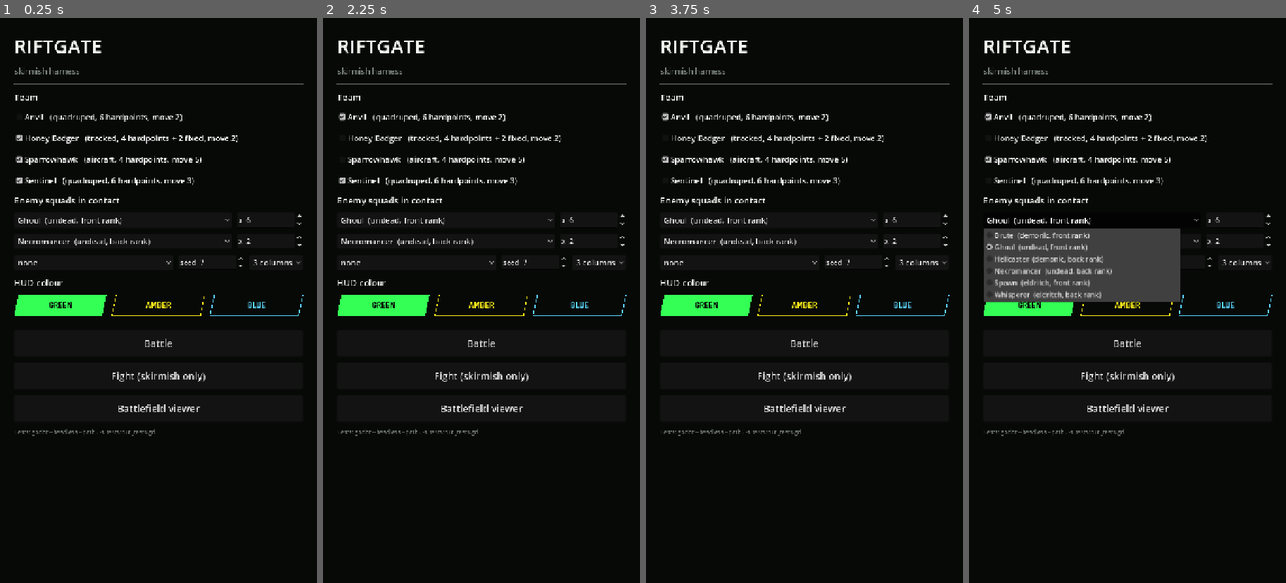
Above: before the commit, frames 1-4 (left to right).
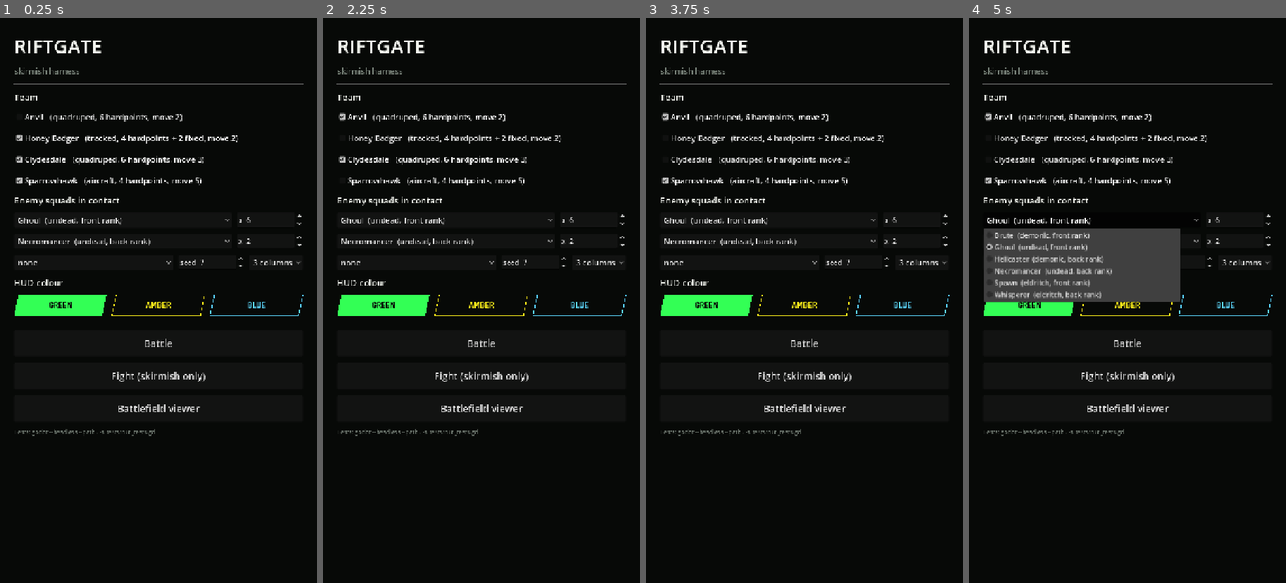
Above: after the commit, the same moments.

Repository: ryanjdmartin/riftgate
Game: Godot game, scene res://game/harness.tscn
The game is run twice, just before and just after one commit, with the same random seed, the same clock (stepped at 60 frames per second) and the same inputs.
Inputs (mouse positions are in pixels of both pictures, inside the frame that each line leads up to):
- Up to frame 1 (0.25 s): no input
- Up to frame 2 (2.25 s): click "Anvil (quadruped, 6 hardpoint…" at 0.5 s; click "Honey Badger (tracked, 4 hard…" at 1.25 s; click "Sparrowhawk (aircraft, 4 hard…" at 2 s
- Up to frame 3 (3.75 s): click (804, 159) at 2.75 s, where only the run after the commit has a clickable "Clydesdale (quadruped, 6 hard…"; click (804, 181) at 3.5 s, where only the run before the commit has a clickable "Sentinel (quadruped, 6 hardpo…"
- Up to frame 4 (5 s): click "Ghoul (undead, front rank)" at 4.25 s

The runs differ from the first frame. In frame 1, 0.7% of the frame differs, in the area x 7-65%, y 24-30%; in frame 2, 0.7%; in frame 3, 0.8%; in frame 4, 0.8%, in the area x 4-65%, y 24-30%.

Commit message:
The map, terrain, gate and wall to the locked register; the Sparrowhawk and Clydesdale ids
The gate and wall are lowforge models in Arsenal gunmetal (tile_world 40 so their tiles read at true scale); blendforge is deleted. On the map a mech is the reconstruction's marker: each part takes its tile's average tone, flat and matte, with a dark inverted-hull outline, fitted to about one hex. The ground style is drawn at half resolution with chunky block marks and no grain, so its texels match the units'. Chassis ids follow Ryan's renames: sentinel is clydesdale, raptor is sparrowhawk, in content, tests, screens, loadouts, the forge and the model file. Docs updated.

Co-Authored-By: Claude Fable 5.1 <noreply@anthropic.com>

Diff:
--- a/content/chassis.json
+++ b/content/chassis.json
@@ -8,7 +8,7 @@
   "entries": [
     {
       "id": "badger", "name": "Honey Badger", "designation": "EX-45XLE Combat Miner Frame", "maker": "minerva", "silhouette": "tracked",
-      "design": { "fantasy": "A repurposed mining vehicle, designed to take severe punishment and keep on working. Refurbishments were minimal, basically bolting on weapons and armour, it keeps most of its utilitarian mining machinery flavour.", "niche": "tanky bruiser." },
+      "design": { "fantasy": "A repurposed mining vehicle, designed to take severe punishment and keep on working. Refurbishments were minimal, basically bolting on weapons and armour, it keeps most of its utilitarian mining machinery flavour.", "niche": "tanky bruiser" },
       "codex": "The Minerva EX-45L (colloquially nicknamed the \"Badger\") was popular a mining mech widely praised for …(550 unchanged characters)…
       "hull": 200, "shield": 30, "movespeed": 2, "heat_max": 100, "hardpoints": 4,
       "armour": 10, "recharge_field": 15,
@@ -27,21 +27,21 @@
       "flavour": "Hey Russ, ain't that yer Badger over there, covered in demon innards? I thought they retired the ol' girl!"
     },
     {
-      "id": "sentinel", "name": "Sentinel", "maker": "wainwright_sutler", "silhouette": "quadruped",
-      "design": { "fantasy": "Four legs, six hardpoints, no strong opinions. The one you build around.", "niche": "" },
-      "codex": "The Wainwright & Sutler general-purpose walker. Six hardpoints and no opinions about what goes in them; whatever the squad is missing, this is where it gets bolted on.",
+      "id": "clydesdale", "name": "Clydesdale", "maker": "wainwright_sutler", "silhouette": "quadruped",
+      "design": { "fantasy": "A massive, boxy, heavily armoured, and utilitarian quadruped walker, designed to fill whatever niche the squad is lacking. Like its namesake, it has four thick legs and carries a massive payload on top.", "niche": "Heavy cavalry" },
+      "codex": "Surprisingly, or perhaps not, the ever-pragmatic Wainwright & Sutler were the first surviving manufacturer to field a combat walker when the invasion first began. Not knowing the full scope of the threat, the Clydesdale was positioned as a rugged and effective jack-of-all trades, a true workhorse befitting its namesake. A hundred years later, and the original design is still barely changed, its signature W&S simplicity being favourited by pilots and maintenence crews alike. It also serves as an effective training vehicle, as its notoriously poor turning radius results in one less thing for a green pilot to worry about on the battlefield.",
       "hull": 100, "shield": 40, "movespeed": 3, "heat_max": 60, "hardpoints": 6,
       "armour": 0, "recharge_field": 20,
       "traits": ["walker"],
       "fixed": [],
       "loadout": ["twin_autoguns", "twin_autoguns", "lance", "pocket_mortar", "ablative_plating", "heat_sink"],
       "passive": null,
-      "flavour": "Wainwright & Sutler walker frame. Six hardpoints, no favourites. The one that comes back."
+      "flavour": "Pilot manual footnotes: Most of the Clydesdale controls are just for show. The only ones you really need are accelerate and alpha strike."
     },
     {
-      "id": "raptor", "name": "Sparrowhawk", "maker": "kestrel", "silhouette": "aircraft",
+      "id": "sparrowhawk", "name": "Sparrowhawk", "maker": "kestrel", "silhouette": "aircraft",
       "design": { "fantasy": "A priority-target interceptor. Designed for speed and firepower and not much else, taking out a key asset and fleeing while its generous shields recharge.", "niche": "assassin" },
-      "codex": "Shortly into the invasion, it was determined that the masses of ",
+      "codex": "Shortly into the invasion, it was determined that the masses of zombies, demons, and otherwordly things were, frankly, quite dumb without a guiding intelligence coordinating them. Naturally, Kestrel won the bid to produce a small interceptor aircraft, designed to eliminate priority targets and disengage before getting overwhelmed. However, the weapons package traditionally mounted on such a small frame proved ineffective to the task. It wasn't until one inspired engineer suggested cutting all 'uneccesary' weight from the design that a breakthrough was achieved; Armour, heat sinks, weapon regulators, and padded seats were all deemed frivolous, and their omission skyrocketed the Sparrowhawk to excel in its role.",
       "hull": 60, "shield": 60, "movespeed": 5, "heat_max": 60, "hardpoints": 4,
       "armour": 0, "recharge_field": 30,
       "traits": ["flyer"],
@@ -55,7 +55,7 @@
           { "trigger": "on_attack", "effect": "multiply_heat", "value": 2 }
         ]
       },
-      "flavour": "Kestrel interceptor airframe. Reactor governor removed by field order. Run it hot and trust the housing."
+      "flavour": "There's lighting a fire under your ass, and then there's piloting a Sparrowhawk. I suggest a cold plunge before you strap in."
     },
     {
       "id": "anvil", "name": "Anvil", "maker": "wainwright_sutler", "silhouette": "quadruped",
--- a/game/battle/battle_map_view.gd
+++ b/game/battle/battle_map_view.gd
@@ -98,14 +98,18 @@
 
 ## A painted map in one style, rendered once into a viewport the size of the whole map.
 func _paint(map_size: Vector2, style: String) -> SubViewport:
+	# The ground is drawn at half resolution and sampled nearest, so its texels are the
+	# size of the units' tiles: one register on both.
+	var k := 0.5 if style == "ground" else 1.0
 	var vp := SubViewport.new()
-	vp.size = Vector2i(map_size)
+	vp.size = Vector2i(map_size * k)
 	vp.transparent_bg = true
 	vp.render_target_update_mode = SubViewport.UPDATE_ONCE
 	vp.canvas_item_default_texture_filter = SubViewport.DEFAULT_CANVAS_ITEM_TEXTURE_FILTER_NEAREST
 	add_child(vp)
 	var painted := PaintedMap.new()
 	painted.size = map_size
+	painted.scale = Vector2(k, k)
 	painted.setup(field, _origin, HEX_SIZE, style)
 	vp.add_child(painted)
 	return vp
--- a/game/battle/battle_screen.gd
+++ b/game/battle/battle_screen.gd
@@ -59,7 +59,7 @@
 
 
 ## Standalone default, used when the scene runs on its own (screenshots, quick checks).
-## RIFTGATE_TEAM=badger,sentinel,raptor,anvil overrides the team; RIFTGATE_FACTION picks
+## RIFTGATE_TEAM=badger,clydesdale,sparrowhawk,anvil overrides the team; RIFTGATE_FACTION picks
 ## the enemy.
 static func _default_battle() -> Battle:
 	var db := ContentDB.load_default()
--- a/game/battle/map_3d.gd
+++ b/game/battle/map_3d.gd
@@ -333,6 +333,7 @@
 	if u.is_player() and not u.is_static():
 		var maker := str(ContentDB.load_default().chassis.get(u.chassis_id, {}).get("maker", "minerva"))
 		var node := _model(MechView3D.model_for(u.chassis_id, "badger"), maker, u.paint)
+		_marker(node)
 		# Mechs are the reconstruction's markers, drawn at marker size: whatever the model's
 		# true size, its footprint is fitted to about one hex.
 		var aabb := _bounds(node)
@@ -341,6 +342,61 @@
 			node.scale = Vector3.ONE * (HEX_WORLD * 2.0 * MARKER_FIT / widest)
 		return node
 	return null   # foes and static units are drawn flat by the map view
+
+
+## On the map a mech is the reconstruction's marker, not the skirmish's textured facets:
+## each part takes its tile's average tone, flat and matte, and the whole gets a dark
+## inverted-hull outline, so it reads at one hex.
+static var _tone_cache: Dictionary = {}
+
+func _marker(node: Node) -> void:
+	for child in node.find_children("*", "MeshInstance3D", true, false):
+		var mi: MeshInstance3D = child
+		if mi.mesh == null:
+			continue
+		for i in range(mi.mesh.get_surface_count()):
+			var src := mi.get_active_material(i)
+			var tone := Color(0.5, 0.5, 0.5)
+			if src is StandardMaterial3D:
+				var sm: StandardMaterial3D = src
+				tone = _average(sm.albedo_texture) if sm.albedo_texture != null else sm.albedo_color
+			var flat := StandardMaterial3D.new()
+			flat.albedo_color = tone
+			flat.roughness = 1.0
+			mi.set_surface_override_material(i, flat)
+		var hull := MeshInstance3D.new()
+		hull.mesh = mi.mesh
+		hull.cast_shadow = GeometryInstance3D.SHADOW_CASTING_SETTING_OFF
+		var om := StandardMaterial3D.new()
+		om.shading_mode = BaseMaterial3D.SHADING_MODE_UNSHADED
+		om.cull_mode = BaseMaterial3D.CULL_FRONT
+		om.grow = true
+		om.grow_amount = 2.0
+		om.albedo_color = Palette.BG
+		hull.material_override = om
+		mi.add_child(hull)
+
+
+## The mean colour of a texture, from a coarse sample, cached by resource path.
+static func _average(tex: Texture2D) -> Color:
+	var key := tex.resource_path
+	if not key.is_empty() and _tone_cache.has(key):
+		return _tone_cache[key]
+	var img := tex.get_image()
+	var sum := Color(0, 0, 0, 0)
+	var n := 0
+	if img != null:
+		if img.is_compressed():
+			img.decompress()
+		for y in range(0, img.get_height(), 4):
+			for x in range(0, img.get_width(), 4):
+				sum += img.get_pixel(x, y)
+				n += 1
+	var tone := sum / float(maxi(1, n)) if n > 0 else Color(0.5, 0.5, 0.5)
+	tone.a = 1.0
+	if not key.is_empty():
+		_tone_cache[key] = tone
+	return tone
 
 
 ## The union of every mesh's bounds under `node`, in the node's own space.
--- a/game/battle/painted_map.gd
+++ b/game/battle/painted_map.gd
@@ -54,31 +54,47 @@
 			_draw_ground(c, t, seed_value)
 
 
-## Gritty ground: the muted colour, desaturated further, a fine grain of light and dark
-## specks, a crack or two, and the marks at half strength.
+## The reconstruction's ground in the ally register (21 September): muted, realistically
+## coloured, and chunky. This style is rendered at half resolution and sampled nearest, so
+## every mark here is a block of at least two pixels; nothing thin, no grain.
 func _draw_ground(c: Vector2, t: int, seed_value: int) -> void:
 	var rng := RandomNumberGenerator.new()
 	rng.seed = seed_value
 	var base := TerrainArt.colour(t)
 	var grey := Color(base.get_luminance(), base.get_luminance(), base.get_luminance())
-	var muted := base.lerp(grey, 0.35).darkened(0.08)
+	var muted := base.lerp(grey, 0.25)
+	var light := muted.lightened(0.16)
+	var dark := muted.darkened(0.3)
 	var pts := Hex.corners(c, hex_px - 1.5)
 	draw_colored_polygon(pts, muted)
-	var r := hex_px * 0.86
-	for i in range(70):
-		var p := c + Vector2(rng.randf_range(-r, r), rng.randf_range(-r * 0.85, r * 0.85))
-		var k := rng.randf_range(-0.14, 0.12)
-		draw_rect(Rect2(p.floor(), Vector2(1.0, 1.0)), muted.lightened(k) if k > 0.0 else muted.darkened(-k))
-	if t != BattleMap.Terrain.WATER:
-		for i in range(2):
-			var p := c + Vector2(rng.randf_range(-r * 0.6, r * 0.6), rng.randf_range(-r * 0.5, r * 0.5))
-			var q := p
-			for k in range(4):
-				var n := q + Vector2(rng.randf_range(-7, 7), rng.randf_range(-6, 6))
-				draw_line(q, n, muted.darkened(0.3), 1.0)
-				q = n
-	TerrainArt.draw(self, c, hex_px, t, seed_value, 0.55)
-	Hud.stroke_poly(self, pts, Color(Palette.HUD, 0.10), 1.0)
+	var r := hex_px * 0.72
+	# A sparse speckle of blocks, the texel grain of the register.
+	for i in range(10):
+		var p := c + Vector2(rng.randf_range(-r, r), rng.randf_range(-r * 0.8, r * 0.8))
+		draw_rect(Rect2(p.floor(), Vector2(3.0, 2.0)), light if rng.randf() < 0.5 else dark)
+	match t:
+		BattleMap.Terrain.ROAD:
+			for dx in [-r * 0.3, r * 0.3]:
+				draw_rect(Rect2(Vector2(c.x + dx - 1.5, c.y - r), Vector2(3.0, r * 2.0)), dark)
+		BattleMap.Terrain.ROUGH:
+			for i in range(4):
+				var p := c + Vector2(rng.randf_range(-r, r), rng.randf_range(-r * 0.7, r * 0.7))
+				draw_rect(Rect2(p, Vector2(7.0, 5.0)), dark)
+				draw_rect(Rect2(p, Vector2(7.0, 2.0)), light)
+		BattleMap.Terrain.RUINS:
+			for i in range(3):
+				var p := c + Vector2(rng.randf_range(-r, r * 0.6), rng.randf_range(-r * 0.6, r * 0.5))
+				draw_rect(Rect2(p, Vector2(rng.randf_range(8.0, 14.0), 5.0)), dark)
+				draw_rect(Rect2(p, Vector2(4.0, 2.0)), light)
+		BattleMap.Terrain.WATER:
+			for i in range(3):
+				var p := c + Vector2(rng.randf_range(-r * 0.7, r * 0.5), -r * 0.5 + i * r * 0.5)
+				draw_rect(Rect2(p.floor(), Vector2(12.0, 2.0)), light)
+		BattleMap.Terrain.MOUNTAIN:
+			var p := c + Vector2(0.0, 8.0)
+			draw_colored_polygon(PackedVector2Array([p + Vector2(-r * 0.7, r * 0.4), p + Vector2(0.0, -r * 0.6), p + Vector2(r * 0.7, r * 0.4)]), dark)
+			draw_colored_polygon(PackedVector2Array([p + Vector2(0.0, -r * 0.6), p + Vector2(r * 0.7, r * 0.4), p + Vector2(r * 0.15, r * 0.4)]), light)
+	Hud.stroke_poly(self, pts, Color(Palette.HUD, 0.12), 2.0)
 
 
 ## The overworld: a flat bright fill and a few chunky marks, drawn at a coarse scale.
--- a/game/skirmish/skirmish_screen.gd
+++ b/game/skirmish/skirmish_screen.gd
@@ -116,7 +116,7 @@
 
 
 ## Standalone default, used when the scene runs on its own (screenshots, quick checks): two
-## chained squads of the first faction in content. RIFTGATE_TEAM=badger,sentinel,raptor,anvil overrides the team;
+## chained squads of the first faction in content. RIFTGATE_TEAM=badger,clydesdale,sparrowhawk,anvil overrides the team;
 ## RIFTGATE_ELITE=1 adds the faction's boss as a third unit; RIFTGATE_COLUMNS=4 widens the formation.
 static func _default_skirmish() -> Skirmish:
 	var db := ContentDB.load_default()
@@ -125,7 +125,7 @@
 	var env := OS.get_environment("RIFTGATE_TEAM")
 	if not env.is_empty():
 		team = env.split(",")
-	# RIFTGATE_PAINT=badger:ff8800/223344,raptor:ffffff repaints for a look (primary/secondary).
+	# RIFTGATE_PAINT=badger:ff8800/223344,sparrowhawk:ffffff repaints for a look (primary/secondary).
 	var paints := {}
 	for spec in OS.get_environment("RIFTGATE_PAINT").split(",", false):
 		var kv := spec.split(":")
--- a/sim/loadouts.gd
+++ b/sim/loadouts.gd
@@ -44,7 +44,7 @@
 
 
 ## A skirmisher aircraft: big shield, low hull, few faces, runs hot. Energy, so static.
-static func raptor_die() -> Die:
+static func sparrowhawk_die() -> Die:
 	return Die.of([
 		Face.attack(50, L, K.OVERCHARGE, 20),
 		Face.attack(20, L, K.EXECUTE, 0, 40, 20),
--- a/tests/test_battle.gd
+++ b/tests/test_battle.gd
@@ -6,7 +6,7 @@
 func _team() -> Array:
 	var db := ContentDB.load_default()
 	var out: Array = []
-	for id in ["badger", "sentinel", "raptor"]:
+	for id in ["badger", "clydesdale", "sparrowhawk"]:
 		out.append(db.make_mech(id))
 	return out
 
--- a/tests/test_battle_screen.gd
+++ b/tests/test_battle_screen.gd
@@ -7,7 +7,7 @@
 func _screen(seed_value: int = 3) -> BattleScreen:
 	var db := ContentDB.load_default()
 	var team: Array = []
-	for id in ["badger", "sentinel", "raptor"]:
+	for id in ["badger", "clydesdale", "sparrowhawk"]:
 		team.append(db.make_mech(id))
 	var b := Battle.new(seed_value)
 	b.setup(team, "undead")
--- a/tests/test_battlefield.gd
+++ b/tests/test_battlefield.gd
@@ -81,7 +81,7 @@
 	f.compute_intents()
 	var first_step: Vector2i = f.intents[1][0]
 	var second_step: Vector2i = f.intents[1][1]
-	var fly := Unit.mech(2, "Raptor", first_step, 0)
+	var fly := Unit.mech(2, "Sparrowhawk", first_step, 0)
 	fly.traits = ["flyer"]
 	f.add_unit(fly)
 	var res := f.resolve_phase({})
@@ -95,7 +95,7 @@
 	f.compute_intents()
 	var first_step: Vector2i = f.intents[1][0]
 	var second_step: Vector2i = f.intents[1][1]
-	var fly := Unit.mech(2, "Raptor", second_step, 0)
+	var fly := Unit.mech(2, "Sparrowhawk", second_step, 0)
 	fly.traits = ["flyer"]
 	f.add_unit(fly)
 	f.resolve_phase({})
--- a/tests/test_content.gd
+++ b/tests/test_content.gd
@@ -50,13 +50,13 @@
 func test_chassis_validator_guards_hardpoints() -> void:
 	var db := ContentDB.new()
 	db.load_dir(ContentDB.DIR)
-	var c: Dictionary = db.chassis["raptor"].duplicate(true)
+	var c: Dictionary = db.chassis["sparrowhawk"].duplicate(true)
 	c["loadout"] = ["deflector", "deflector", "deflector", "deflector", "deflector"]
 	db.chassis["over"] = c
 	var f: Dictionary = db.chassis["badger"].duplicate(true)
 	f["loadout"] = ["chainsaw_claw"]
 	db.chassis["twice"] = f
-	var g: Dictionary = db.chassis["raptor"].duplicate(true)
+	var g: Dictionary = db.chassis["sparrowhawk"].duplicate(true)
 	g["filler"] = {"kind": "shield", "power": 10}
 	db.chassis["stuffed"] = g
 	var over := false
@@ -74,21 +74,21 @@
 	assert_true(stuffed, "filler is refused")
 
 
-func test_raptor_loadout_matches_design() -> void:
-	var db := _db()
-	var u := db.make_mech("raptor")
-	assert_eq(u.movespeed, 5, "raptor is fast")
-	assert_true(u.traits.has("flyer"), "raptor flies")
+func test_sparrowhawk_loadout_matches_design() -> void:
+	var db := _db()
+	var u := db.make_mech("sparrowhawk")
+	assert_eq(u.movespeed, 5, "sparrowhawk is fast")
+	assert_true(u.traits.has("flyer"), "sparrowhawk flies")
 	assert_false(u.can_block(), "and therefore does not block")
 	var hot := 0
 	for f in u.die.faces:
 		if f.has(Face.Keyword.OVERCHARGE):
 			hot += 1
 	assert_eq(hot, 1, "one overcharge face")
-	var p: Dictionary = db.chassis["raptor"]["passive"]
+	var p: Dictionary = db.chassis["sparrowhawk"]["passive"]
 	assert_eq(p["effects"].size(), 2, "two effects, one idea")
 	assert_true(not p.has("rules"), "no rules text: the description says what it does")
-	assert_true(not db.chassis["raptor"].has("passives"), "still counts as one passive")
+	assert_true(not db.chassis["sparrowhawk"].has("passives"), "still counts as one passive")
 
 
 func test_squads_unpack_by_foe_type() -> void:
@@ -134,7 +134,7 @@
 	var db := _db()
 	var sk := Skirmish.new(5)
 	sk.add_mech(db.make_mech("badger"))
-	sk.add_mech(db.make_mech("sentinel"))
+	sk.add_mech(db.make_mech("clydesdale"))
 	var sq := Unit.squad(1, "risen", Vector2i.ZERO, "undead", 2, 6)
 	sk.add_foes(db.foes_for(sq), sq)
 	sk.begin()
@@ -167,7 +167,7 @@
 func test_passive_effect_cap_is_enforced() -> void:
 	var db := ContentDB.new()
 	db.load_dir(ContentDB.DIR)
-	var c: Dictionary = db.chassis["raptor"].duplicate(true)
+	var c: Dictionary = db.chassis["sparrowhawk"].duplicate(true)
 	var eff: Dictionary = c["passive"]["effects"][0]
 	c["passive"]["effects"] = [eff, eff, eff, eff]
 	db.chassis["bloated"] = c
@@ -182,7 +182,7 @@
 func test_internal_text_cannot_sit_at_the_top_level() -> void:
 	var db := ContentDB.new()
 	db.load_dir(ContentDB.DIR)
-	var c: Dictionary = db.chassis["raptor"].duplicate(true)
+	var c: Dictionary = db.chassis["sparrowhawk"].duplicate(true)
 	c["fantasy"] = "would be shown"
 	db.chassis["leaky"] = c
 	var f: Dictionary = db.foes["ghoul"].duplicate(true)
@@ -200,10 +200,10 @@
 	assert_true(bare, "an entry without design is refused")
 
 
-func test_raptor_passive_doubles_damage_and_heat() -> void:
-	var db := _db()
-	var u := db.make_mech("raptor")
-	assert_false(u.passive.is_empty(), "raptor carries its passive")
+func test_sparrowhawk_passive_doubles_damage_and_heat() -> void:
+	var db := _db()
+	var u := db.make_mech("sparrowhawk")
+	assert_false(u.passive.is_empty(), "sparrowhawk carries its passive")
 	u.die = Die.single(Face.attack(30, Face.Reach.LINE, [], 10))
 	var sk := Skirmish.new(1)
 	sk.add_mech(u)
@@ -227,7 +227,7 @@
 func test_planned_passive_is_kept_but_not_run() -> void:
 	var db := ContentDB.new()
 	db.load_dir(ContentDB.DIR)
-	var c: Dictionary = db.chassis["raptor"].duplicate(true)
+	var c: Dictionary = db.chassis["sparrowhawk"].duplicate(true)
 	c["passive"] = {"id": "draft", "name": "Draft", "description": "Not built yet.", "status": "planned",
 		"effects": [{"trigger": "on_sunrise", "effect": "immune_destroy", "value": 1}]}
 	db.chassis["drafted"] = c
@@ -282,7 +282,7 @@
 func test_unsupported_passive_effect_is_rejected() -> void:
 	var db := ContentDB.new()
 	db.load_dir(ContentDB.DIR)
-	var c: Dictionary = db.chassis["raptor"].duplicate(true)
+	var c: Dictionary = db.chassis["sparrowhawk"].duplicate(true)
 	c["passive"]["effects"] = [{"trigger": "on_attack", "effect": "summon_dragon", "value": 1}]
 	db.chassis["dreamer"] = c
 	var hit := false
--- a/tests/test_screen.gd
+++ b/tests/test_screen.gd
@@ -7,7 +7,7 @@
 func _screen(seed_value: int = 3, elite: bool = false) -> SkirmishScreen:
 	var db := ContentDB.load_default()
 	var sk := Skirmish.new(seed_value)
-	for id in ["badger", "sentinel", "raptor"]:
+	for id in ["badger", "clydesdale", "sparrowhawk"]:
 		sk.add_mech(db.make_mech(id))
 	var ghouls := Unit.squad(1, "ghouls", Vector2i.ZERO, "undead", 2, 4, "ghoul")
 	sk.add_foes(db.foes_for(ghouls), ghouls)
@@ -161,7 +161,7 @@
 	assert_true(s._codex_title.text.contains(title), "titled with the chassis name from content")
 	var headless := DisplayServer.get_name() == "headless"   # no renderer: the model view cannot draw
 	assert_true(headless or (s._codex_sprite.visible and s._codex_sprite.texture != null), "head-on model shown")
-	assert_true(s._codex_passive.visible, "raptor's passive is shown")
+	assert_true(s._codex_passive.visible, "sparrowhawk's passive is shown")
 	assert_true(s._codex_passive.text.to_lower().contains("hot hands"), "by name")
 	assert_true(s._codex_faces.visible and s._codex_faces.faces.size() == 4, "faces listed visually")
 	s._close_codex()
@@ -267,7 +267,7 @@
 func test_screen_lays_out_four_columns() -> void:
 	var db := ContentDB.load_default()
 	var sk := Skirmish.new(4, 4)
-	for id in ["badger", "sentinel"]:
+	for id in ["badger", "clydesdale"]:
 		sk.add_mech(db.make_mech(id))
 	# Ranks hold: four front-rank ghouls fill the front, four back-rank necromancers the back.
 	var ghouls := Unit.squad(1, "ghouls", Vector2i.ZERO, "undead", 2, 4, "ghoul")
--- a/tests/test_skirmish.gd
+++ b/tests/test_skirmish.gd
@@ -569,7 +569,7 @@
 	var db := ContentDB.load_default()
 	for seed_value in range(1, 25):
 		var sk := Skirmish.new(seed_value)
-		for id in ["badger", "sentinel", "raptor"]:
+		for id in ["badger", "clydesdale", "sparrowhawk"]:
 			sk.add_mech(db.make_mech(id))
 		sk.add_foes([Foe.make("ghoul", 30, 10)])
 		sk.begin()
Binary file changed: art/models/gate.glb
Binary file added: art/models/gate_dark.png
Not shown, added: art/models/gate_dark.png.import
Binary file added: art/models/gate_light.png
Not shown, changed: art/models/gate_light.png.import
Binary file added: art/models/gate_livery.png
Not shown, added: art/models/gate_livery.png.import
Binary file added: art/models/gate_panel.png
Not shown, changed: art/models/gate_panel.png.import
Renamed: art/models/raptor.glb -> art/models/sparrowhawk.glb
Not shown, changed: art/models/sparrowhawk.glb.import
Renamed: art/models/raptor_bone.png -> art/models/sparrowhawk_bone.png
(and 35 more such lines)
